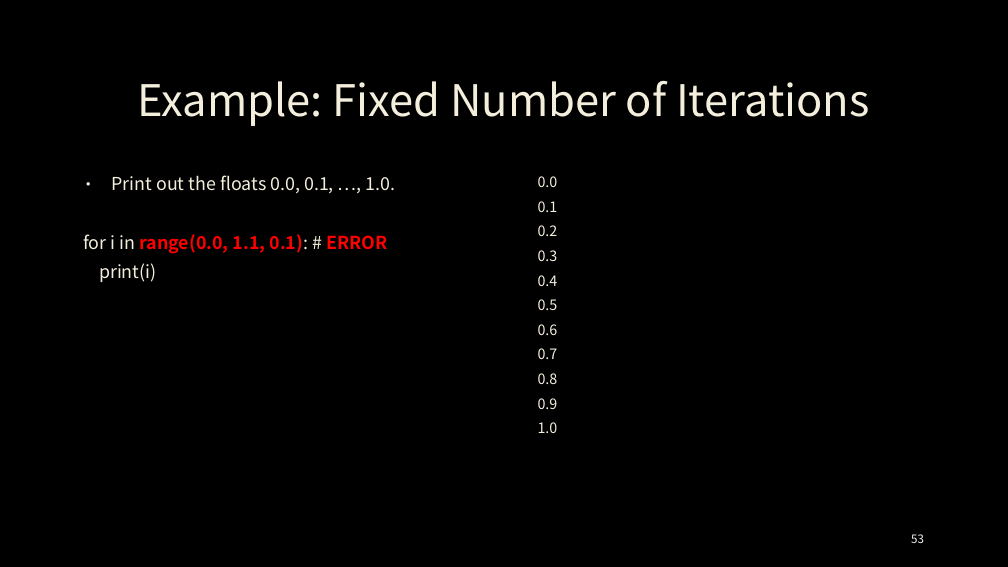
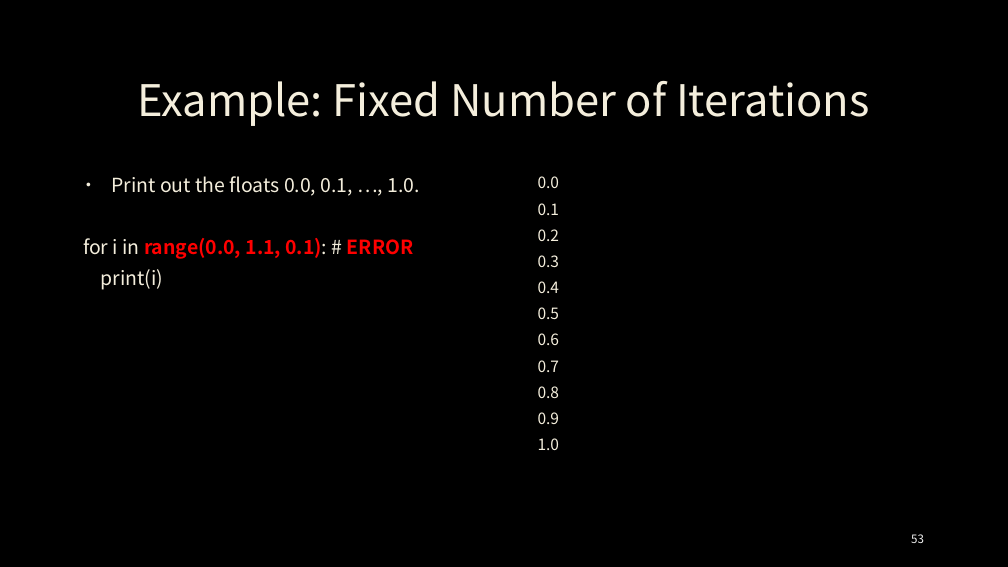
Before and after one commit to ancestor9/24_python-programimming-1, a slide deck: slide 53 of week4_5/week_04_Control Flow-for Statement.pptx. Drawn at 1008x567 pixels with LibreOffice and Linux fonts; fonts in the diff are those of the drawing; background and template pictures are left out. Boxes give left, top, right and bottom in pixels: in the first picture for what was removed or moved away, otherwise in the second. Text is boxed around its words. In the diff, an @@ line names an element or a change of style, - is before the commit and + after.

```diff
--- a/week4_5/week_04_Control Flow-for Statement.pptx
+++ b/week4_5/week_04_Control Flow-for Statement.pptx
@@ text "Print out the floats 0.0, ..." at [83,176,420,290]: size 17 to 18.5 pt @@
@@ text "0.0" at [538,176,560,450]: size 13.6 to 14.8 pt @@
```
Also in this commit, not shown: 5 slides added, 10 slides removed.
